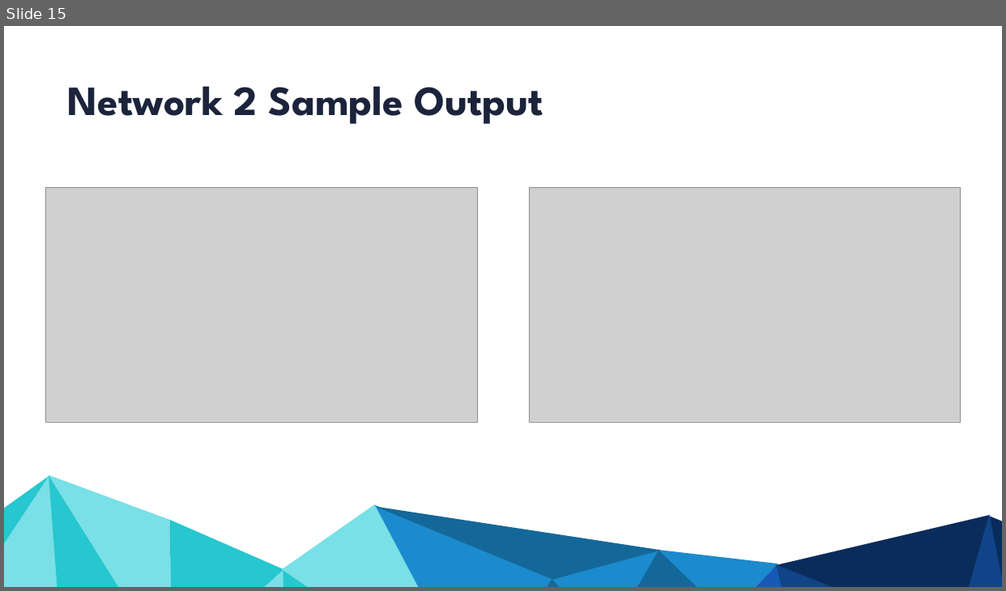
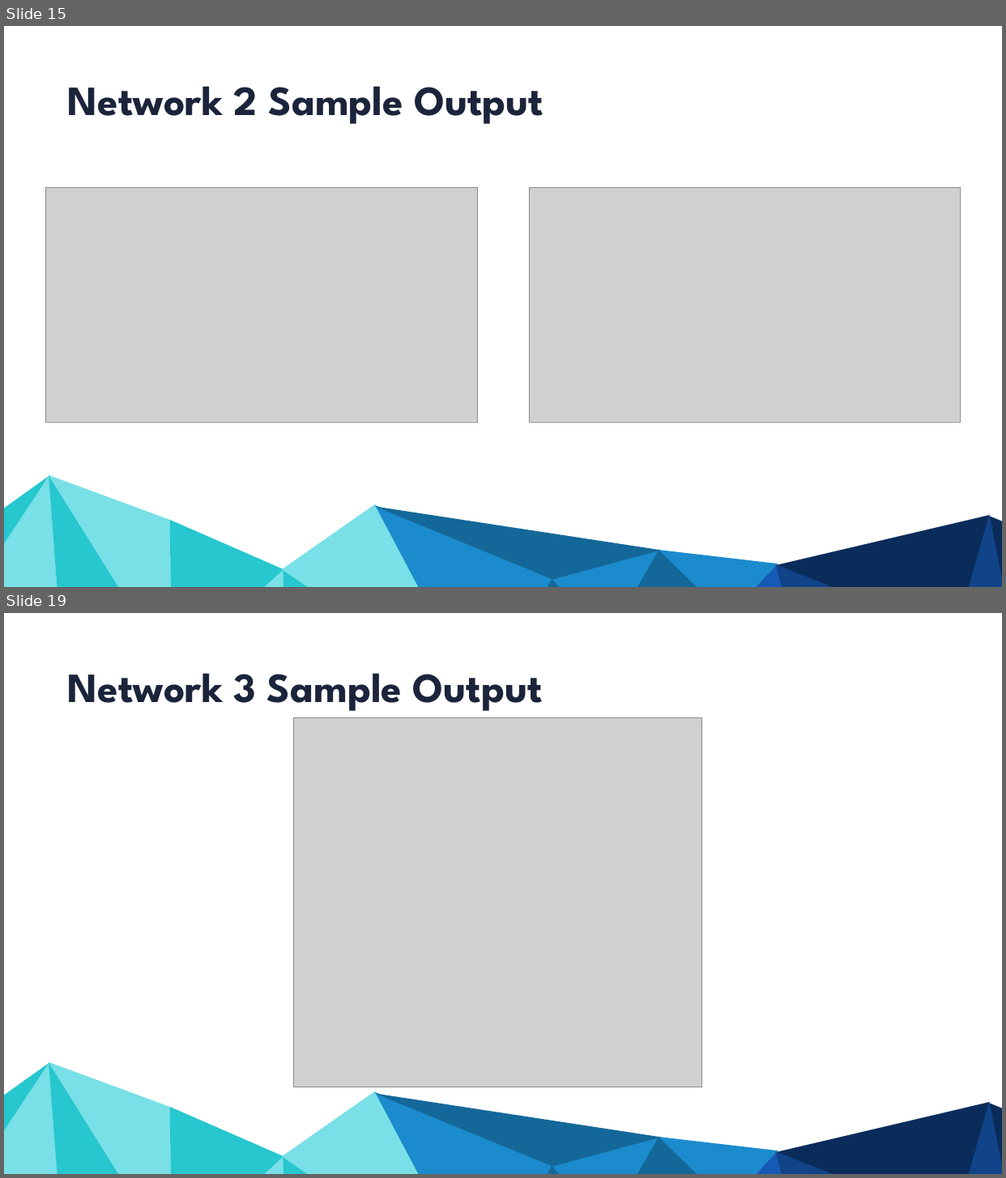
Before and after one commit to NasirKhalid24/Vancouver-Crime-Prediction, a slide deck: Final Presentation.pptx. Shown one above the other, each under a label of ours: slide 15 before the commit, slides 15 and 19 after it; the slides between them are not shown. The pictures are 1006x591 and 1006x1178 pixels, drawn with LibreOffice and Linux fonts; fonts in the diff are those of the drawing; grey boxes stand for pictures. Boxes give left, top, right and bottom in pixels: in the first picture for what was removed or moved away, otherwise in the second. Text is boxed around its words. In the diff, an @@ line names an element or a change of style, - is before the commit and + after.

```diff
--- a/Final Presentation.pptx
+++ b/Final Presentation.pptx
@@ slide 19 added at (4, 613, 1002, 1174), background #FFFFFF; not listed: 19 template elements that a slide beside it also shows @@
@@ text added at (68, 673, 543, 711), 80 pt, text #1B243B, bold @@
+Network 3 Sample Output
@@ picture added at (294, 717, 701, 1087) @@
```
Also in this commit, not shown: 1 slide changed, 13 other slides added.
